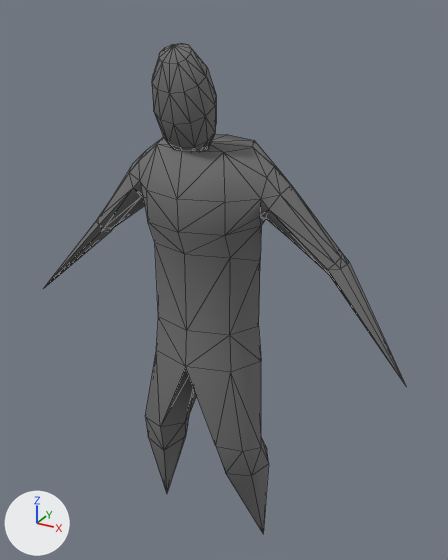
The FBX model Projeto Piloto/Assets/Art/Models/Personagem/Character 2.FBX, before and after one commit.
Both versions are drawn from a 50 mm camera at (3.03, -2.05, 2.34) aimed at (1.88, 0.02, 1.3). Every picture has the same lights, and +X, +Y and +Z are marked at lower left. Mesh edges are drawn as thin lines. Where no turn or scale is listed for an object, it has been applied to the vertices.

In view in the first picture: 'Character'.
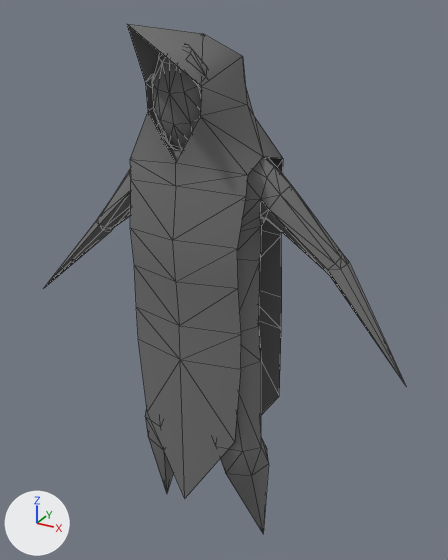
Diff of the bpy script that builds the scene:
```diff
--- a/Projeto Piloto/Assets/Art/Models/Personagem/Character 2.FBX.py
+++ b/Projeto Piloto/Assets/Art/Models/Personagem/Character 2.FBX.py
@@ me_mesh @@
 # used by ob_character; location = (1.82, 0.0, 0.599)
-me_mesh.from_pydata(...)  # 205 vertices, 402 faces; spans x -0.87..0.87, y -0.24..0.17, z -0.6..1.63
+me_mesh.from_pydata(...)  # 259 vertices, 476 faces; spans x -0.87..0.87, y -0.46..0.27, z -0.6..1.7
+# me_mesh part 1: a new loose piece of 54 vertices spanning x -0.25..0.25, y -0.46..0.27, z -0.32..1.7, in mat_02___default (grey #717171)
 me_mesh.materials.append(mat_02___default)
```

Location of each change, (x1, y1, x2, y2) in pixels of the pictures (448 x 560 px):
'Character', reshaped
    before: (44, 43, 406, 533)
    after: (44, 24, 406, 533)
part 1 of me_mesh, added
    after: (127, 24, 283, 498)
